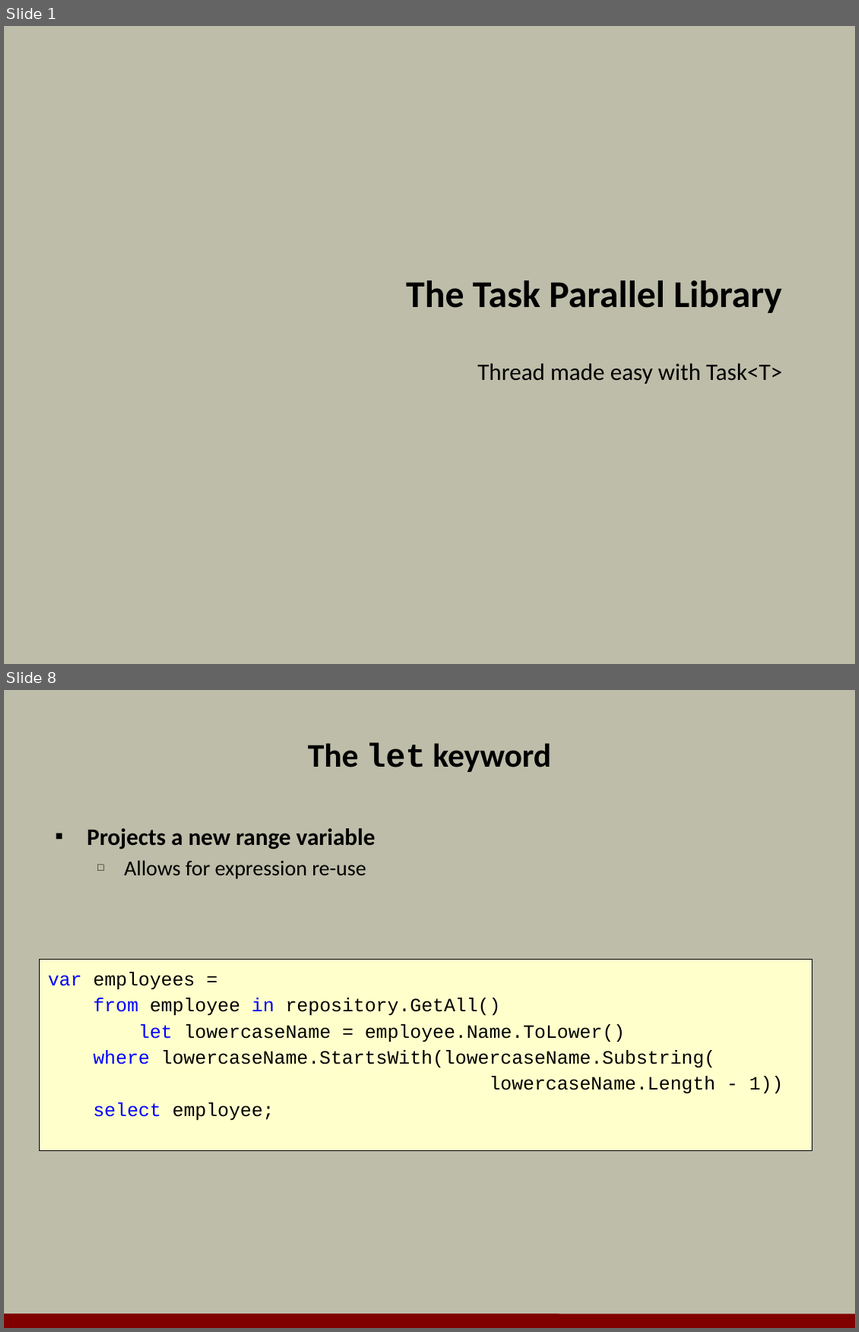
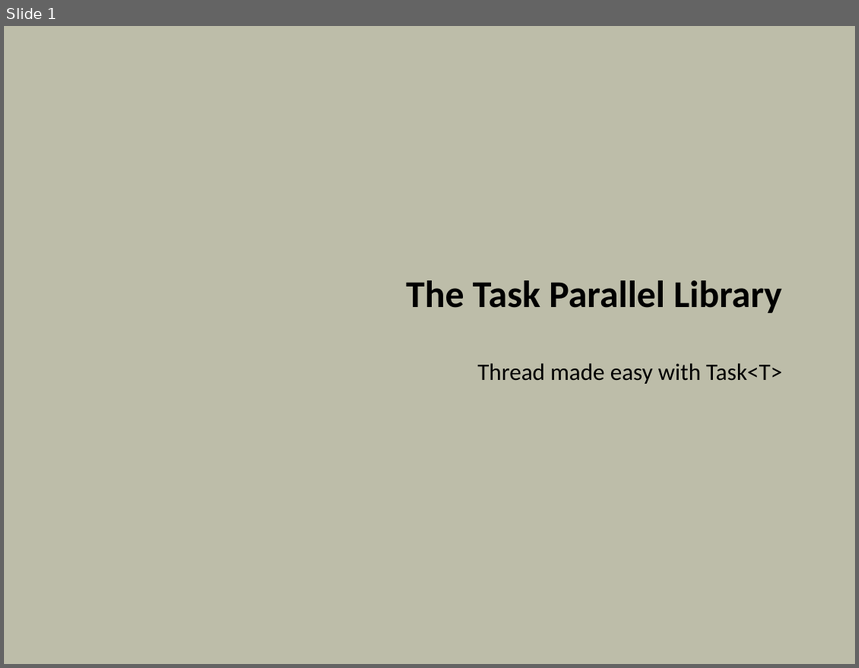
Before and after one commit to OdeToCode/classes, a slide deck: linq/slides/13_TPL.pptx. Shown one above the other, each under a label of ours: slides 1 and 8 before the commit, slide 1 after it; the slides between them are not shown. The pictures are 859x1332 and 859x668 pixels, drawn with LibreOffice and Linux fonts; fonts in the diff are those of the drawing; background and template pictures are left out. Boxes give left, top, right and bottom in pixels: in the first picture for what was removed or moved away, otherwise in the second. Text is boxed around its words. In the diff, an @@ line names an element or a change of style, - is before the commit and + after.

```diff
--- a/linq/slides/13_TPL.pptx
+++ b/linq/slides/13_TPL.pptx
@@ slide 8 removed at box(4, 690, 855, 1328), background #BDBDA9 @@
@@ title removed at box(308, 742, 551, 772) @@
-The let keyword
@@ text removed at box(87, 828, 376, 879) @@
-▪ Projects a new range variable
-  □ Allows for expression re-use
@@ rectangle removed at box(40, 960, 813, 1151) @@
-var employees =
-from employee in repository.GetAll()
-let lowercaseName = employee.Name.ToLower()
-where lowercaseName.StartsWith(lowercaseName.Substring(
-lowercaseName.Length - 1))
-select employee;
@@ line removed from (4, 1321) to (855, 1322) @@
```
Also in this commit, not shown: 1 slide changed, 11 slides added, 24 other slides removed.
